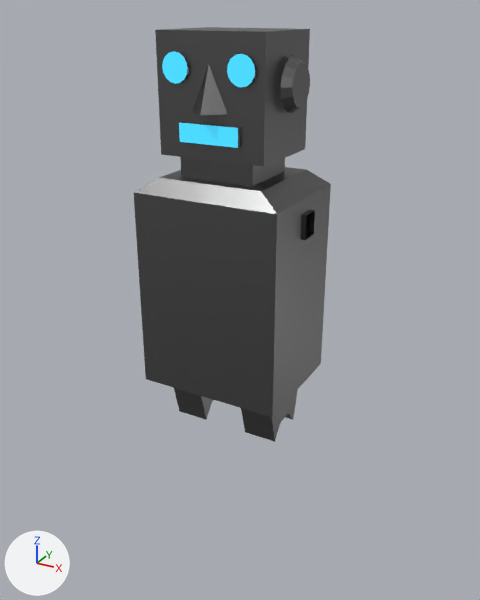
The Blender file Robot/Robot 1/Robot1_Body_Better_Inner_Faces.blend as it was, and as the next commit left it.
The view is the same before and after, from a 50 mm lens placed at (6.35, -11.35, 5.43), pointed at (0.2, -0.17, -0.16). Every picture has the same lights, and +X, +Y and +Z are marked at lower left.

Objects in the first picture: 'Head', 'Lower_Body', 'Upper_Body'.
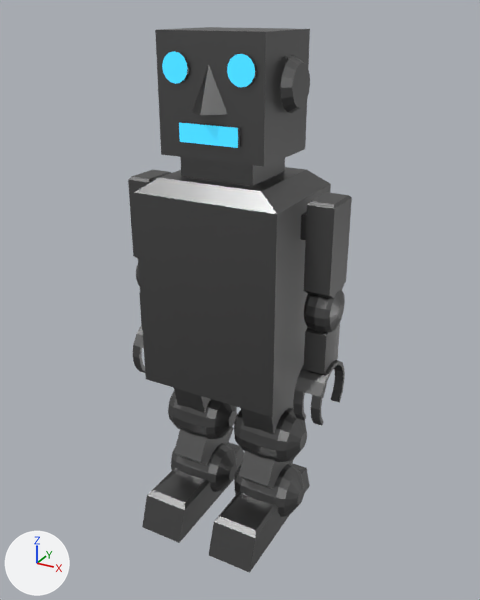
Location of each change, [x1, y1, x2, y2] in pixels of the pictures (480 x 600 px):
'Left_Foot', shown
    after: [209, 463, 310, 573]
'Right_Foot', shown
    after: [142, 442, 244, 543]
'Left_Arm_Hand', shown
    after: [293, 290, 345, 426]
'Left_Shoulder', shown
    after: [303, 192, 352, 299]
'Left_Leg', shown
    after: [234, 408, 307, 489]
'Right_Leg', shown
    after: [168, 391, 237, 466]
'Right_Shoulder', shown
    after: [128, 170, 171, 258]
'Right_Arm_Hand', shown
    after: [133, 265, 145, 373]

The change, as a list of edits to the scene's bpy script:
```text
Change ob_left_shoulder:
    remove ob_left_shoulder.hide_set(True)
Change ob_right_shoulder:
    remove ob_right_shoulder.hide_set(True)
Change ob_right_arm_hand:
    remove ob_right_arm_hand.hide_set(True)
Change ob_left_arm_hand:
    remove ob_left_arm_hand.hide_set(True)
Change ob_right_foot:
    remove ob_right_foot.hide_set(True)
Change ob_left_foot:
    remove ob_left_foot.hide_set(True)
Change ob_right_leg:
    remove ob_right_leg.hide_set(True)
Change ob_left_leg:
    remove ob_left_leg.hide_set(True)
```
